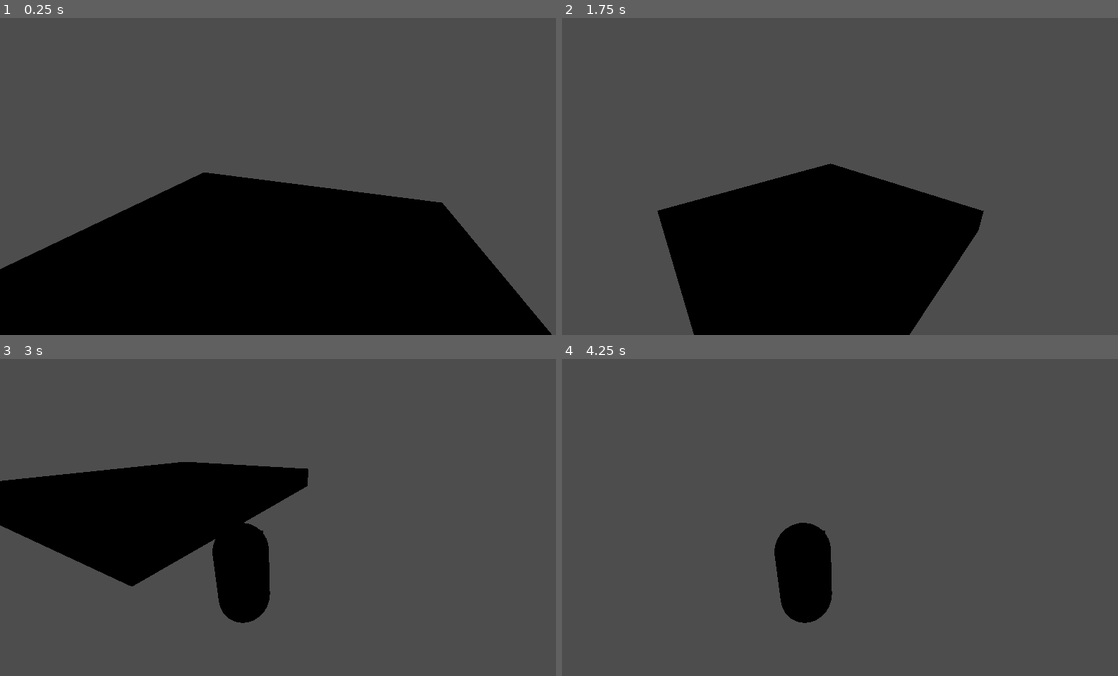
Above: before the commit, frames 1-4 (two rows, left to right).
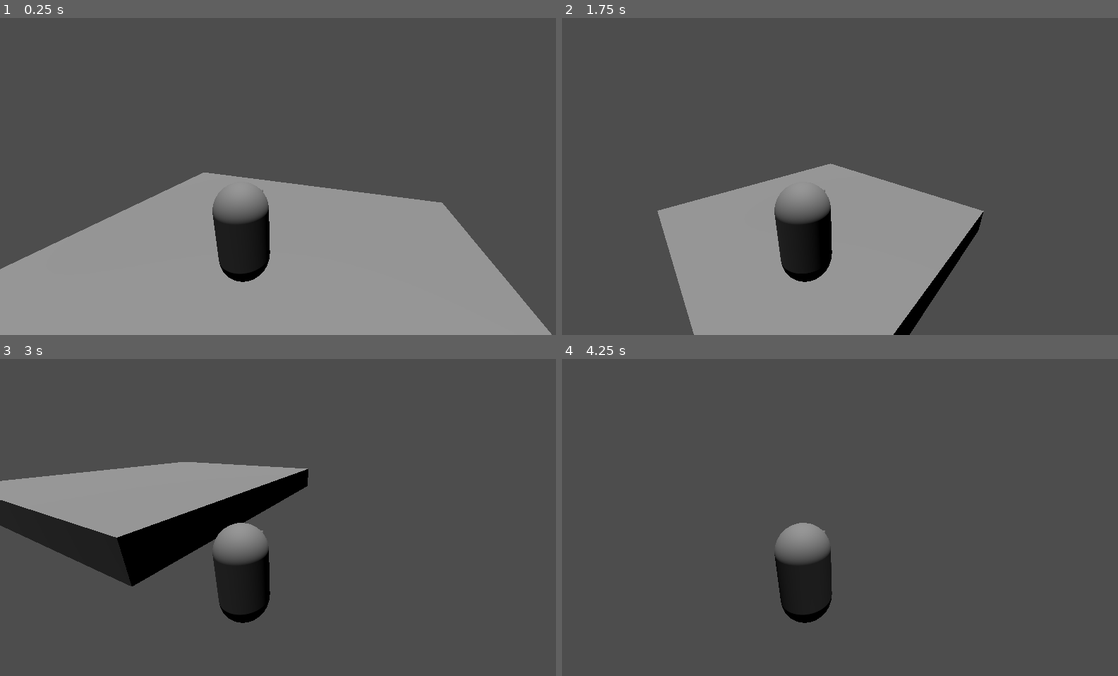
Above: after the commit, the same moments.

Repository: B1689542/Bannana-Barry-and-His-Quest-for-the-Third-Dimension
Game: Godot game, scene res://world.tscn
Two runs of this game, one before a commit and one after it. Both use one fixed random seed, a clock stepped at 60 frames per second and the inputs below.
Inputs (mouse positions are in pixels of both pictures, inside the frame that each line leads up to):
- Up to frame 1 (0.25 s): no input
- Up to frame 2 (1.75 s): tap Enter at 0.5 s; move the mouse to (967, 160) at 0.52 s; hold D (strafe_right) 0.53-1.28 s; tap Space (jump) at 0.77, 1.52 s; move the mouse to (728, 192) at 1.27 s; hold S (move_back) from 1.28 s (still down)
- Up to frame 3 (3 s): move the mouse to (339, 447) at 2.02 s; release S (move_back) at 2.03 s; hold D (strafe_right) 2.03-2.78 s; move the mouse to (255, 580) at 2.77 s; hold W (move_forward) from 2.78 s (still down)
- Up to frame 4 (4.25 s): tap Space (jump) at 3.02, 3.77 s; move the mouse to (1012, 565) at 3.52 s; release W (move_forward) at 3.53 s; hold A (strafe_left) from 3.53 s (still down)

The runs differ from the first frame. In frame 1, 37% of the frame differs, in the area x 0-100%, y 48-100%; in frame 2, 22%; in frame 3, 11%; in frame 4, 2.1%.

Commit message:
Update world.tscn

Diff:
--- a/world.tscn
+++ b/world.tscn
@@ -20,3 +20,7 @@
 mesh = SubResource("BoxMesh_opqnk")
 
 [node name="player" parent="." instance=ExtResource("1_1lcuj")]
+transform = Transform3D(1, 0, 0, 0, 1, 0, 0, 0, 1, 0, 1.15315, 0)
+
+[node name="DirectionalLight3D" type="DirectionalLight3D" parent="."]
+transform = Transform3D(1, 0, 0, 0, 0.0398178, 0.999207, 0, -0.999207, 0.0398178, 0, 0, 0)
